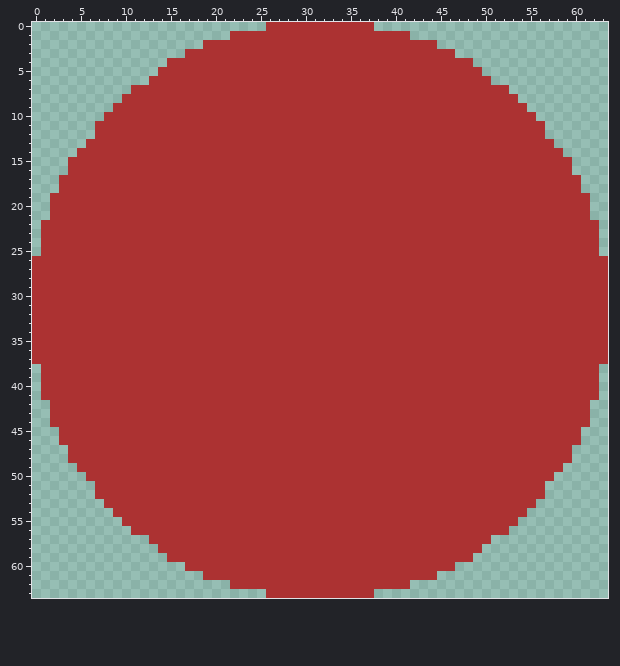
One commit to this pixel-art file: assets/yarn.aseprite. That is the earlier state.
64x64 pixels, 1 frame.
After the commit:
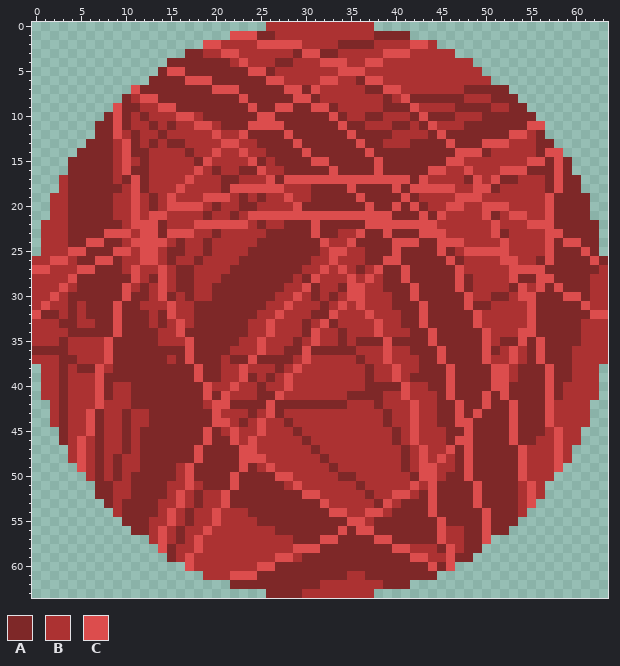
Palette (. is transparent): A #7e2828  B #ac3232  C #dc4d4d
The exact change:
Changed rows in their new state; - is an unchanged pixel.
first column x 0:
 1 ----------------------CCCAA-----------AAAA----------------------
 2 -------------------CC----CCCCC----AAAA----CC--------------------
 3 -----------------AA--CC------ACCAA-----CCC----------------------
 4 ---------------AAAAAAA-C---AA---CCC--CC-------------------------
 5 --------------ACCAAAAAAACCA-------CCC---------------------------
 6 -------------AAAACCCAAAAAACC----CC--ACC-------------------------
 7 -----------CAAAAAAAACCCAAAAACCAC-----AACC-------AAAAA-----------
 8 ----------A-CCAAAAAAAAACAAAAACCA-------A-CAAAAAA---AAA----------
 9 ---------CAA--CCAAAAAAAACAACCAACCA-----AAAC----AAAA--AA---------
10 --------ACA-A---CC-AAAAAACCAAAAAACA--AA---ACAAA---AAAAAA--------
11 -------AACA--A-A--CC-AAACCCCAAAAAACAA---AA-AC---AAAAAAACC-------
12 -------AAC-A--A-----C--CAAAACAAAAAACAAAA----ACAAAAAAACC-A-------
13 ------AAA-CA-A-AA----CC--AAAACAAAAAACAA---AAAACAAACCC---AA------
14 -----AAAA-CAA----A--C--C--AAAACAAAAAACAAAAAAAAACCCA-----ACC-----
15 ----AAAAA-C-A-----AC----CA-AAAACCAAAAACAAAAAAACC-------CCACA----
16 ----AAAAA-CAA-----C-A--AAC--AAAAACAAAACAAAAACC--C---CCCAAACA----
17 ----AAAAA-ACA----C---AA---CACCCCCCCCCCCCCCAC----AC-CAA---ACAA---
18 ----AAAAAA-CA---C----ACCCCCC---AAAACAAAACACCCCC--CCA-----ACAA---
19 ----AAAAA--C-A-C---CCC-A-A--C--AAAAACAAAACA----CCC-------CAAAA--
20 ----AAAAA--C-A-CCCC-A--AA----CAAAAAAACAACACA--CC--CCC----CAAAA--
21 ----AAAAA--C-CC----A--A-CCCCCCCCCCCCCCCCAAACAC----CA-CC--CAAAA--
22 ----AAAAAA-CCCA---CCCCCC-A--AAACAAAAACCCCCCCC------C---CCCAAAAA-
23 ----AAAACCC-CCACCC--A-----AAAAACAA--CAACAAACCC-----CA----CCAAAA-
24 ----AACCAA-CCCC-A--A-----AAAAAAAC--CAAAACCCAACCC----C----CACCAA-
25 ----CCAAACC-CC-AA--A----AAAAAAAA-CC--AAACAAAACA-CCCCC----CAAACA-
26 --CC-AACCA--CC-A--A----AAAAAAAA--C---AACCAAAAACA----CC--ACAAAACA
27 CC---CCAAA-C--C-AA----AAAAAAAA--C-C-A-CAACAAAAAC-----CCCCAAAAAA-
28 ----CAAAAAAC-AC-AA---AAAAAAAA-AC---C-C-AACAAAAACA----CAACCAAAA--
29 ---C-AAAAAC-A-C-AA--AAAAAAAA--CA--ACC--AAACAAAACA----AC-CACAAA--
30 --C-AAAAAACAA-CA-A--AAAAAAA--C-A-A-CC---AACAAAAAC--AA-CCAAACCA--
31 -C--A-AAACAA---C--AAAAAAAA--C---A-C-C---AAACAAAACAA----CAAAAAC--
32 CAA-A-AAACAAA-AC--AAAAAAA--C---AAC---C---AACAAAAAC-----CAAAAAACC
33 ---AA--AACAAA-A-C-AAAAAA--C---A-CA----C--AACAAAAAC-----CAAAAA---
34 ----AAAAACAAAA--CAAAAAAA--C---AC--A---C---AACAAAAAC---CCAAAAA---
35 ---A----CAAAAA---CAAAAA--C---A-C--A-AAACAAAACAAAAAC-AACACAAAA---
36 AAAA----CAAAAAAAACAAAA---C--AACAAAAA---C--AAACAAAACA-C-ACAAA----
37 ---AA---CAAAAAA-ACAAA-AACAAAA-C-----A--C---AACAAAAC--C-ACAAA----
38 ---A-AAC-AAAAAAAAACAA--C---A-C-------A--C--AAACAAAACC-AAACAA----
39 ---A---CAAAAAAAAAACAA--CA-A-C--------A--C-AAAACAAAACC-AAACAA----
40 ---A---CA--AAAAAAAAC--C--A--C--------AAAAC--AACAAAACCAAAACA-----
41 ---A---CA--AAAAAAAACAC---AAC-------AAAA--C---ACAAACACAAAACA-----
42 ---A---C---AAAAAAAA-CCAAAACAAAAAAAA---A---C--AACAACAACAAAC------
43 ---A--CA--A--AAAAAAAC---A-CA-----------A--C--AACACAAACAAAC------
44 ---A--CA--A--AAAAAAACC-A-C--A----------A--C--AACCAAAACAAAC------
45 ---A--CA--A-AAAAAAACA-C--C---A----------A-C---AACAAAACAAA-C-----
46 ---A-C-A--A-AAAAAAACAAC-C-----A---------A-C---ACCAAAACAA--C-----
47 -----C-A--A-AAAAAACAAAACC------A---------A-C--CACAAAAAC---C-----
48 -----C-A-A--AAAAAACAAAACCC------A--------A-C-C-ACAAAAAC---C-----
49 -----C-A-A--AAAA-CAAAAACA-C------A-------A-CC--ACAAAAAC---C-----
50 -------A-A-AAAAA-CAAAACAAAACC-----AA------ACC-AACAAAAAC---------
51 -------AA--AAAA--C-AAACAAAAA-C------A-----C-CAAAACAAAA-C--------
52 -------AA--AAAA-C-A--CAAAAAAAACC-----A--CC-ACAAAACAAAA-C--------
53 --------A-AAAA--C-A--CAAAAAAAAAAC-----AC-AAACAAAACAAAA-C--------
54 ----------AAAA-C-A--C---AAAAAAAAACC--CC-AAAACAAAAACAAA----------
55 ----------AAA--C-A--C----AAAAAAAAAACC-AAAAAAACAAAACAAA----------
56 -----------AA-C-A--C-------AAAAAAACACCAAAAAAAC--AACAA-----------
57 --------------C-A-C----------AAACCAAAACCAAAAAC--AAC-------------
58 --------------CA--C----------CCCAAAAAAAACC---AC-AA--------------
59 ---------------A-C---------CC-AAAAAAAAAAAACC--CAA---------------
60 -----------------C-------CCAAAAAAAAAAAAAAAAACAC-----------------
61 ----------------------CCCAAAAAAAAAA--AAAAAAAA-------------------
62 ----------------------AAAAAAAAAA-------AAA----------------------
63 --------------------------AAAA----------------------------------
Pixel boxes of the changes (left, top, right, bottom) in both pictures:
changed: (32, 31, 608, 598)
